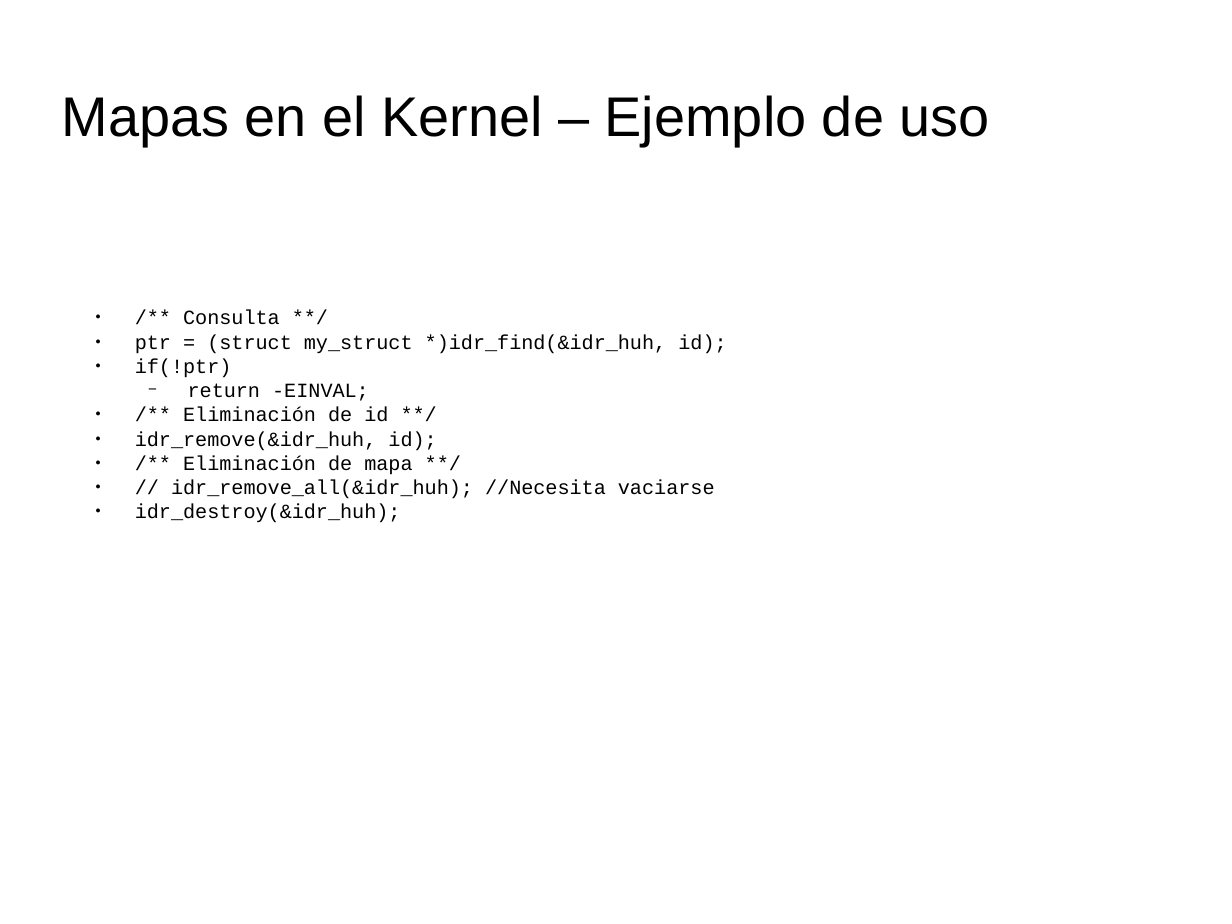
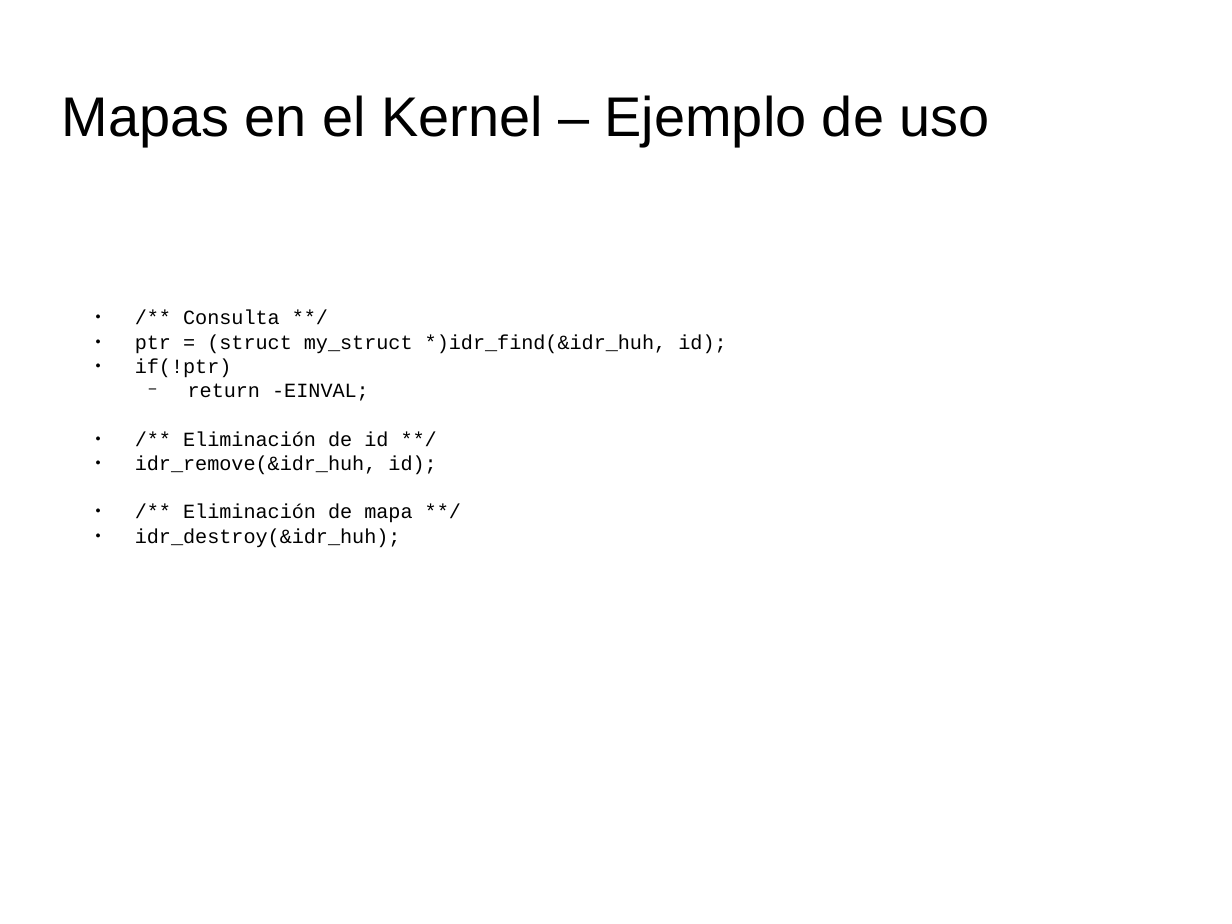
Before and after one commit to tombe85/lin, a slide deck: slide 12 of presentacion/EstructurasDeDatosKernelMigVersion.odp (slide 10 before the commit). Drawn at 1232x924 pixels with LibreOffice and Linux fonts; fonts in the diff are those of the drawing; background and template pictures are left out. Boxes give left, top, right and bottom in pixels: in the first picture for what was removed or moved away, otherwise in the second. Text is boxed around its words. In the diff, an @@ line names an element or a change of style, - is before the commit and + after.

```diff
--- a/presentacion/EstructurasDeDatosKernelMigVersion.odp
+++ b/presentacion/EstructurasDeDatosKernelMigVersion.odp
@@ text at [171, 480, 715, 499]: paragraph removed @@
-● // idr_remove_all(&idr_huh); //Necesita vaciarse
```
Also in this commit, not shown: 3 other slides changed, 10 slides added, 1 other file.
